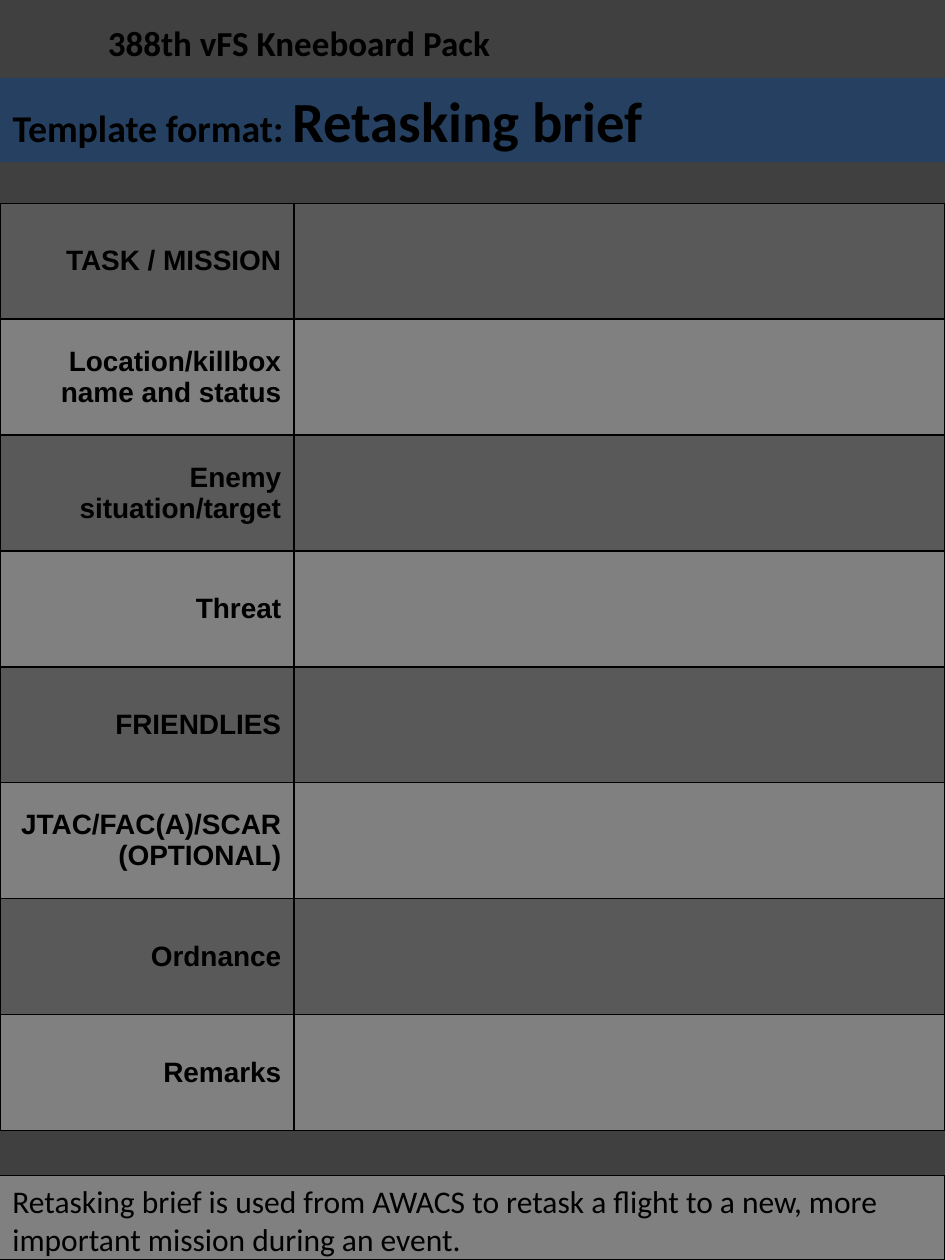
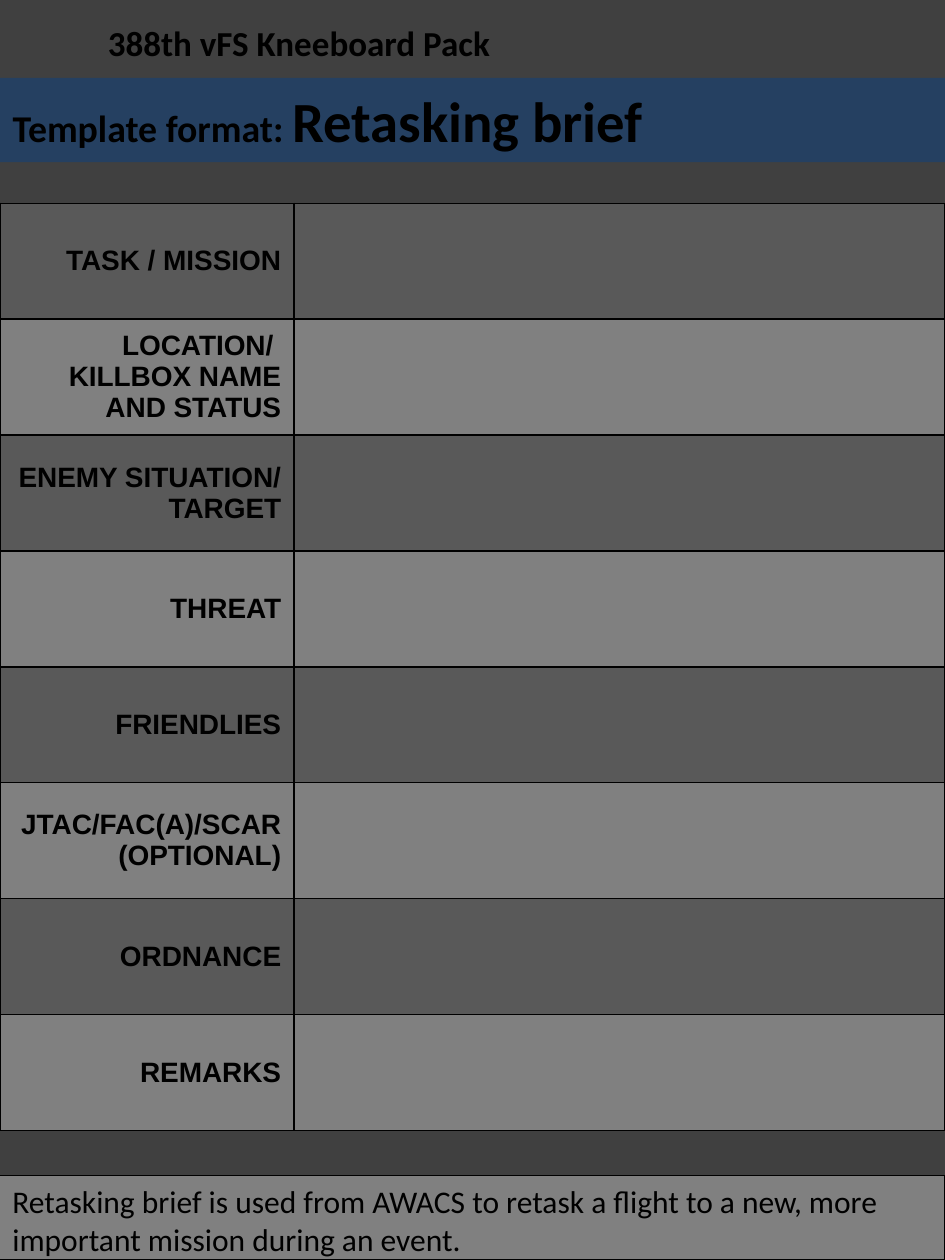
Before and after one commit to 132nd-vWing/132-TRP-388, a slide deck: slide 21 of Kneeboard Pack/388 Kneeboard Pack.pptx (slide 16 before the commit). Drawn at 945x1260 pixels with LibreOffice and Linux fonts; fonts in the diff are those of the drawing; background and template pictures are left out. Boxes give left, top, right and bottom in pixels: in the first picture for what was removed or moved away, otherwise in the second. Text is boxed around its words. In the diff, an @@ line names an element or a change of style, - is before the commit and + after.

```diff
--- a/Kneeboard Pack/388 Kneeboard Pack.pptx
+++ b/Kneeboard Pack/388 Kneeboard Pack.pptx
@@ table at [0, 203, 945, 1130] @@
-row 2, column 1: Location/killbox name and status
+row 2, column 1: LOCATION/ KILLBOX NAME AND STATUS
-row 3, column 1: Enemy situation/target
+row 3, column 1: ENEMY SITUATION/ TARGET
-row 4, column 1: Threat
+row 4, column 1: THREAT
-row 7, column 1: Ordnance
+row 7, column 1: ORDNANCE
-row 8, column 1: Remarks
+row 8, column 1: REMARKS
```
Also in this commit, not shown: 2 other slides changed, 5 slides added.
